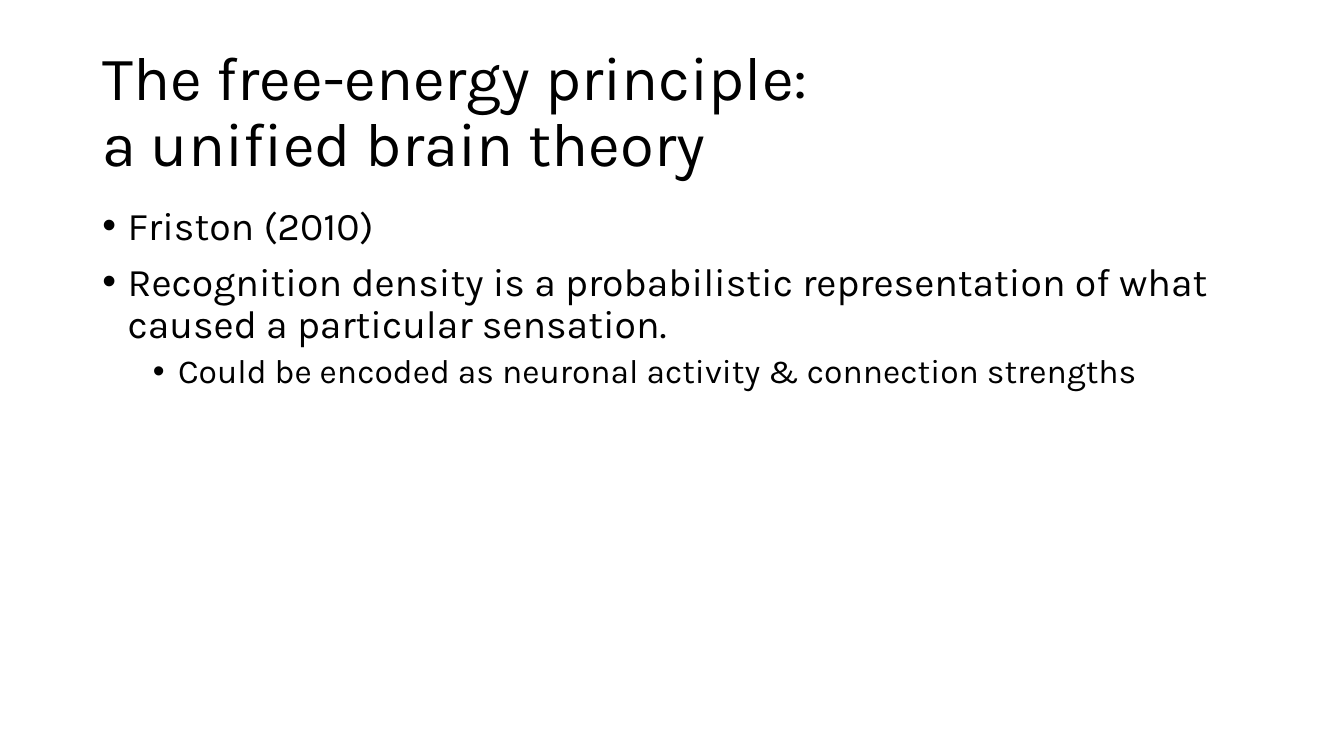
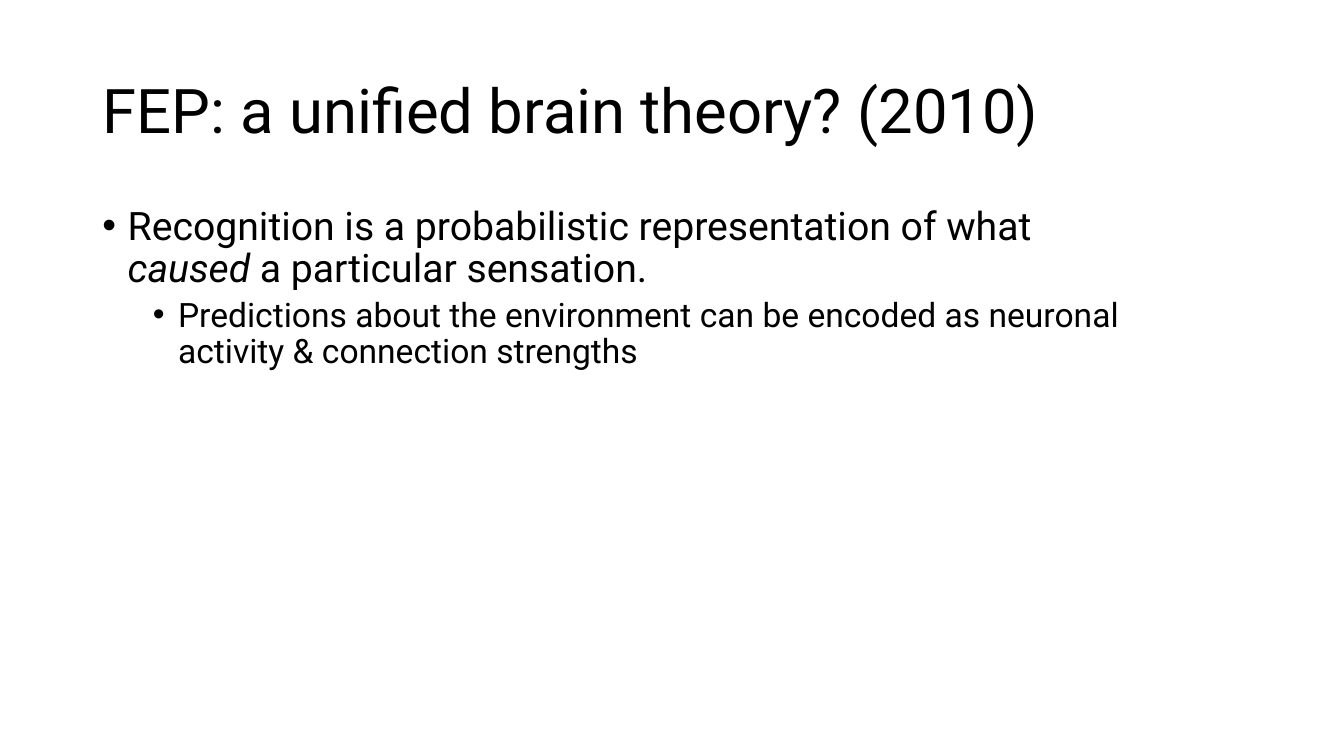
Before and after one commit to nghess/cnjc, a slide deck: slide 7 of in_vitro_free_energy/free_energy.pptx (slide 5 before the commit). Drawn at 1344x756 pixels with LibreOffice and Linux fonts; fonts in the diff are those of the drawing. Boxes give left, top, right and bottom in pixels: in the first picture for what was removed or moved away, otherwise in the second. Text is boxed around its words. In the diff, an @@ line names an element or a change of style, - is before the commit and + after.

Commit message:
slides

```diff
--- a/in_vitro_free_energy/free_energy.pptx
+++ b/in_vitro_free_energy/free_energy.pptx
@@ title at (102, 84, 1038, 147): text changed; font Karla to Roboto @@
-The free-energy principle:
-a unified brain theory
+FEP: a unified brain theory? (2010)
@@ text at (128, 210, 1119, 370): text changed; size 28 to 24 pt; font Karla to Roboto @@
-• Friston (2010)
-• Recognition density is a probabilistic representation of what caused a particular sensation.
-  • Could be encoded as neuronal activity & connection strengths
+• Recognition is a probabilistic representation of what caused a particular sensation.
+  • Predictions about the environment can be encoded as neuronal activity & connection strengths
```
Also in this commit, not shown: 5 other slides changed, 13 slides added, 2 slides removed, 5 other files.
